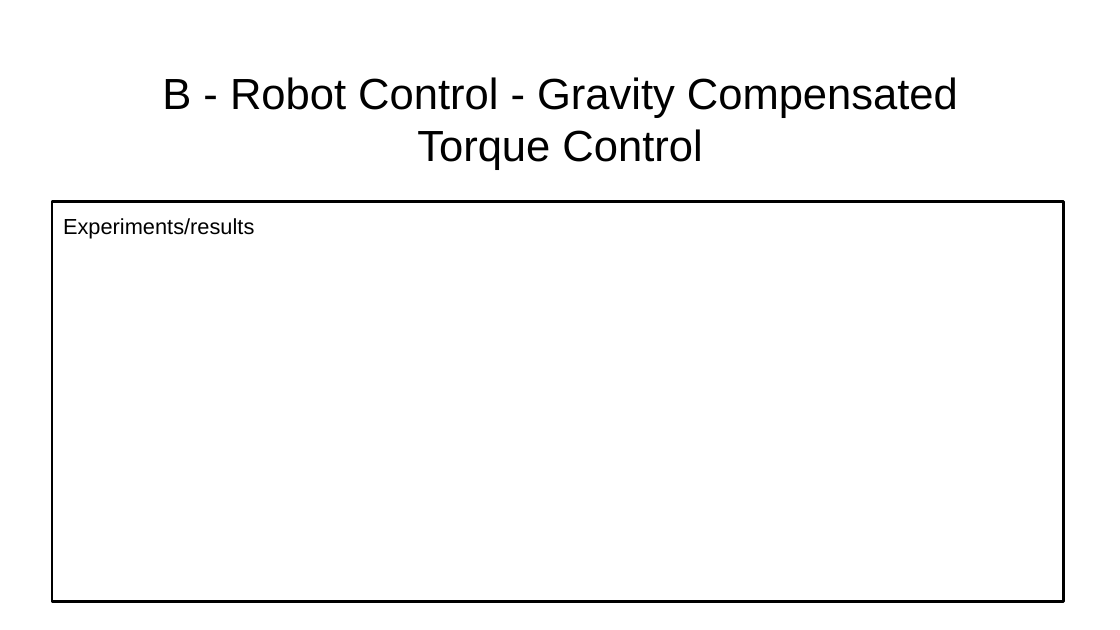
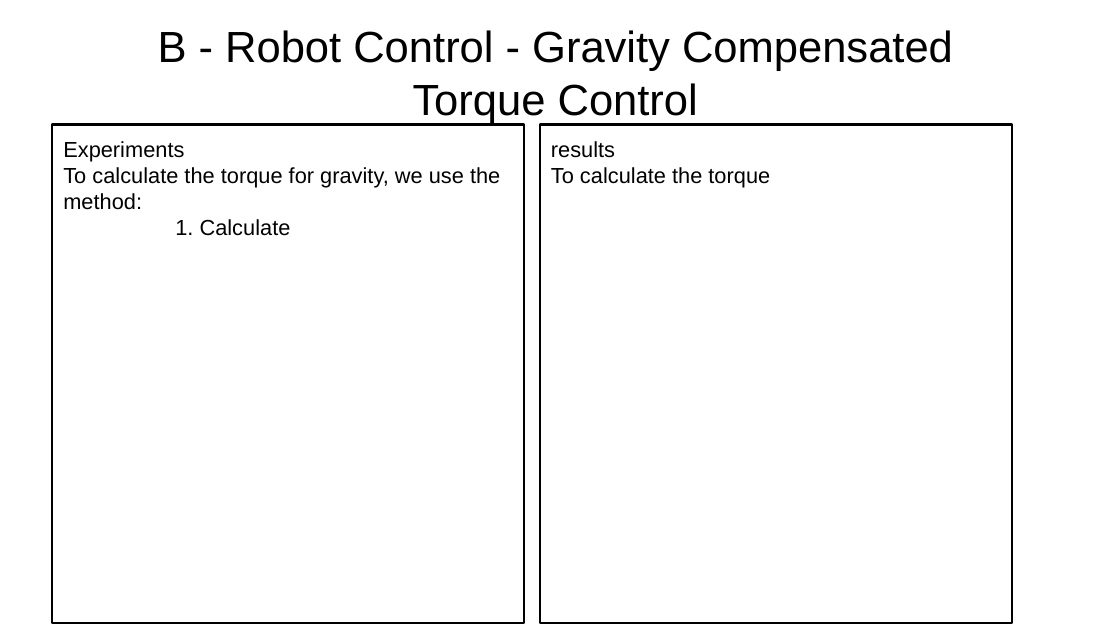
Before and after one commit to HanqinDu/IVR, a slide deck: slide 5 of IVR_assignment_template.pptx. Drawn at 1120x630 pixels with LibreOffice and Linux fonts; fonts in the diff are those of the drawing. Boxes give left, top, right and bottom in pixels: in the first picture for what was removed or moved away, otherwise in the second. Text is boxed around its words. In the diff, an @@ line names an element or a change of style, - is before the commit and + after.

```diff
--- a/IVR_assignment_template.pptx
+++ b/IVR_assignment_template.pptx
@@ title "B - Robot Control - ...": place and size @@
-title "B - Robot Control - ..." at box(162, 77, 958, 170)
+title "B - Robot Control - ..." at box(158, 30, 953, 124)
@@ rectangle "Experiments": place and size @@
-rectangle "Experiments" at box(52, 202, 1063, 601)
+rectangle "Experiments" at box(53, 124, 525, 623)
@@ text in rectangle at box(63, 141, 500, 236): text changed @@
-Experiments/results
+Experiments
+To calculate the torque for gravity, we use the method:
+1. Calculate
@@ rectangle added at box(540, 124, 1012, 623), outline #000000 1.5 pt, 14 pt, text #000000 @@
+results
+To calculate the torque
```
Also in this commit, not shown: 3 other slides changed.
